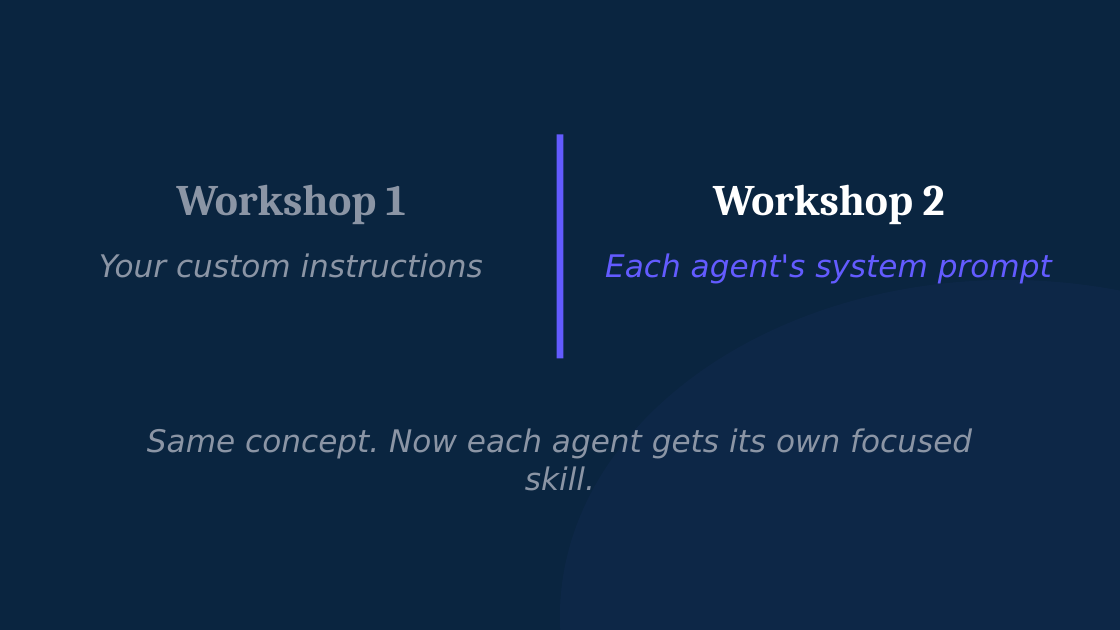
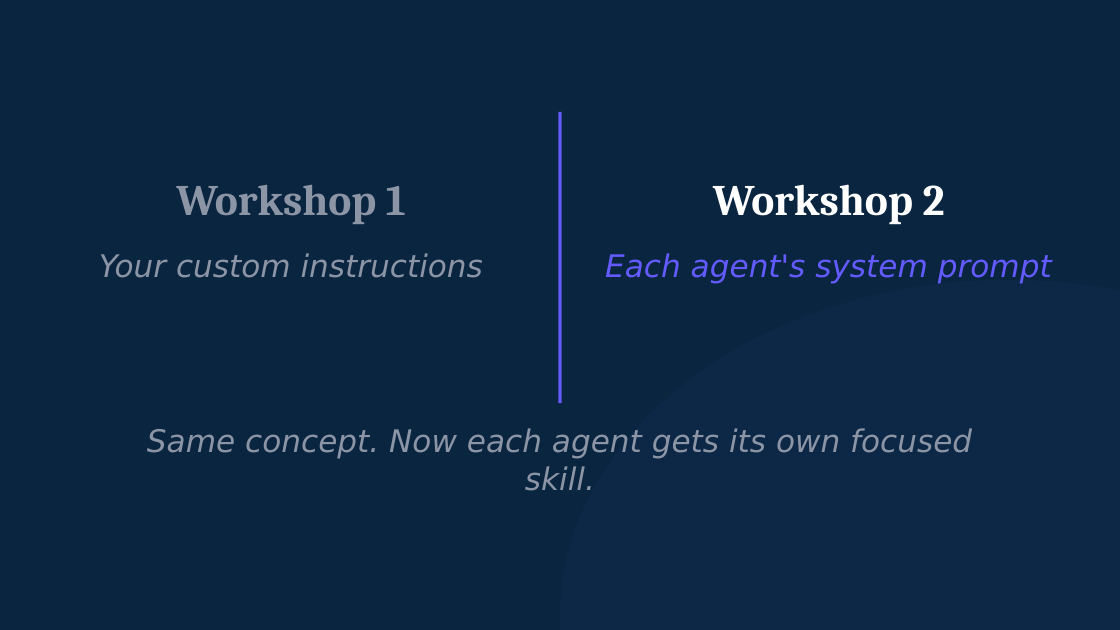
Before and after one commit to michaelengland/ai-best-practices, a slide deck: slide 19 of decks/workshop-2-orchestrator/workshop-2-orchestrator.pptx. Drawn at 1120x630 pixels with LibreOffice and Linux fonts; fonts in the diff are those of the drawing. Boxes give left, top, right and bottom in pixels: in the first picture for what was removed or moved away, otherwise in the second. Text is boxed around its words. In the diff, an @@ line names an element or a change of style, - is before the commit and + after.

```diff
--- a/decks/workshop-2-orchestrator/workshop-2-orchestrator.pptx
+++ b/decks/workshop-2-orchestrator/workshop-2-orchestrator.pptx
@@ line added from (560, 112) to (560, 403), #635BFF 2 pt @@
@@ rectangle removed at <box>557,134,563,358</box> @@
```
Also in this commit, not shown: 8 other slides changed, 4 other files.
